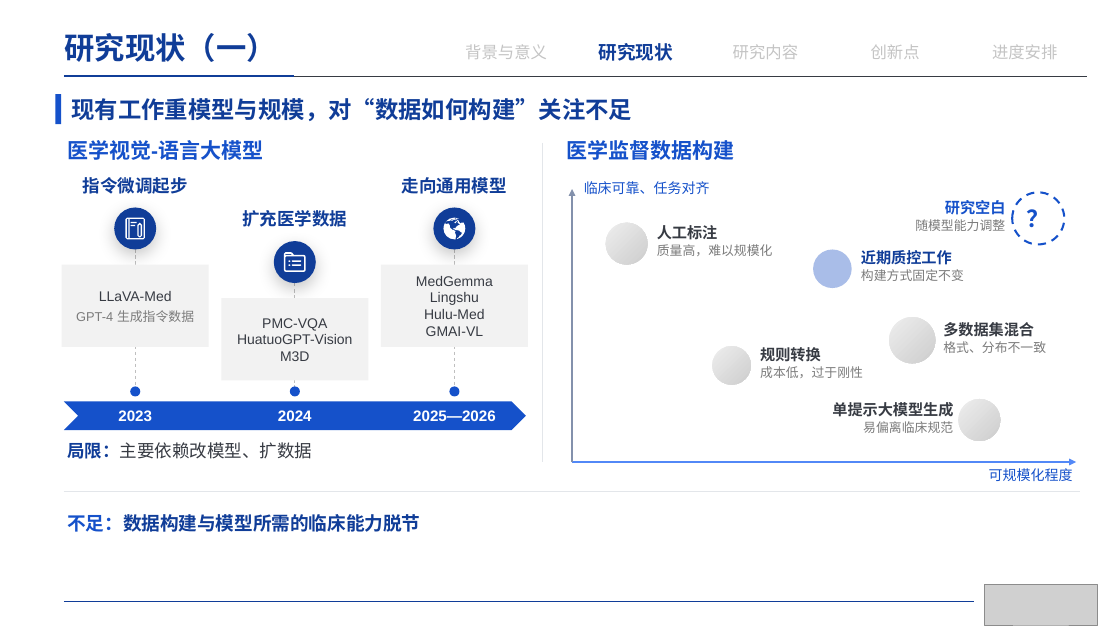
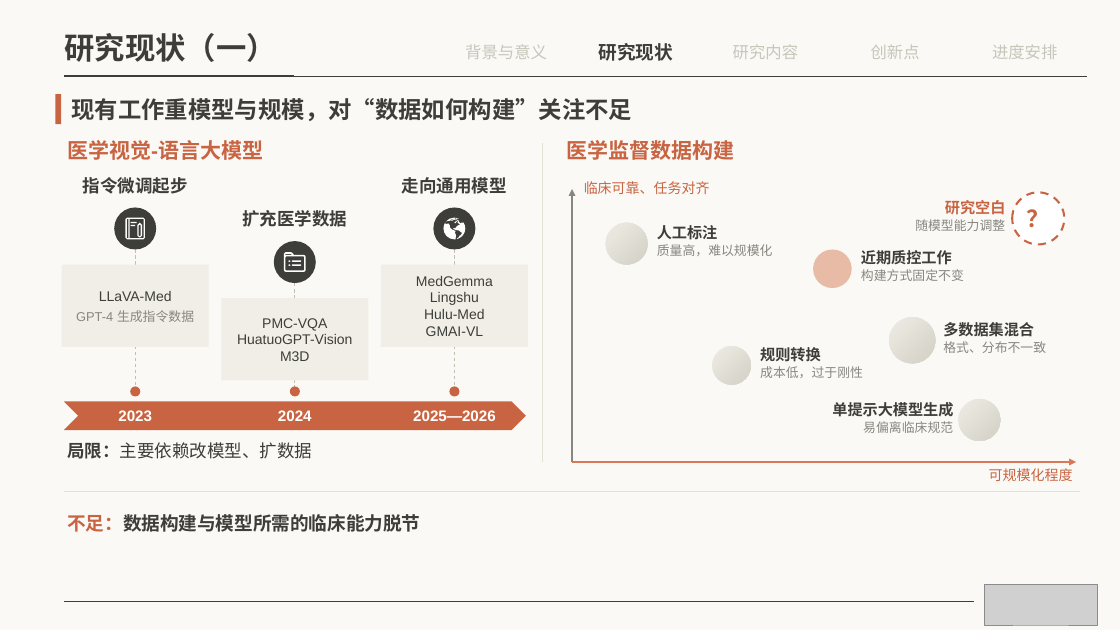
Before and after one commit to irving-2222/Graduation-Thesis, a slide deck: slide 9 of 开题答辩.pptx. Drawn at 1120x630 pixels with LibreOffice and Linux fonts; fonts in the diff are those of the drawing; grey boxes stand for pictures. Boxes give left, top, right and bottom in pixels: in the first picture for what was removed or moved away, otherwise in the second. Text is boxed around its words. In the diff, an @@ line names an element or a change of style, - is before the commit and + after.

```diff
--- a/开题答辩.pptx
+++ b/开题答辩.pptx
@@ background #FFFFFF to #FAF9F5 @@
@@ text "研究现状（一）" at <box>65,33,277,62</box>: font Arial to Cambria, text colour #103D98 to #3D3D3A @@
@@ line (64, 76) - (1088, 76): stroke #373B43 0.5 pt to #3D3D3A 0.5 pt @@
@@ line (64, 76) - (293, 76): stroke #103D98 1.75 pt to #3D3D3A 1.75 pt @@
@@ text "现有工作重模型与规模，对“数据如何构建”关注不足" at <box>71,98,632,121</box>: font Arial to Cambria, text colour #103D98 to #3D3D3A @@
@@ line (543, 143) - (543, 462): stroke #E3E6EA 1 pt to #E3E0D6 1 pt @@
@@ text colour #103D98 to #3D3D3A in 4 elements at <box>599,43,673,61</box>, <box>83,177,188,194</box>, <box>242,210,347,227</box>, <box>402,177,507,194</box> @@
@@ fill #103D98 to #3D3D3A; shadow off in 3 elements at <box>114,208,156,250</box>, <box>274,241,316,283</box>, <box>434,208,476,250</box> @@
@@ arrow (572, 462) - (572, 189): stroke #8391AC 1.5 pt to #87867F 1.5 pt @@
@@ text "研究空白" at <box>915,200,1006,231</box>: text colour #1551CA to #C96442 in "研究空白"; text colour #7B7B7B to #87867F in "随模型能力调整" @@
@@ ellipse "？" at <box>1012,192,1065,245</box>: font Arial to Cambria, text colour #1551CA to #C96442; outline #1551CA 1.75 pt dashed to #C96442 1.75 pt dashed @@
@@ line (135, 250) - (135, 388): stroke #BFBFBF 0.75 pt dashed to #C2BFB4 0.75 pt dashed @@
@@ line (455, 250) - (455, 388): stroke #BFBFBF 0.75 pt dashed to #C2BFB4 0.75 pt dashed @@
@@ ellipse at <box>813,250,852,288</box>: fill #A9BDE8 to #E8BBA6 @@
@@ text "近期质控工作" at <box>861,250,964,281</box>: text colour #103D98 to #3D3D3A in "近期质控工作"; text colour #7B7B7B to #87867F in "构建方式固定不变" @@
@@ line (295, 283) - (295, 388): stroke #BFBFBF 0.75 pt dashed to #C2BFB4 0.75 pt dashed @@
@@ fill #1551CA to #C96442 in 5 elements at <box>55,94,61,124</box>, <box>130,386,140,397</box>, <box>290,386,300,397</box>, <box>450,386,460,397</box>, <box>64,402,526,430</box> @@
@@ text "局限：主要依赖改模型、扩数据" at <box>67,442,312,459</box>: text colour #103D98 to #3D3D3A, text colour #373B43 to #3D3D3A in "局限：主要依赖改模型、扩数据" @@
@@ arrow (572, 462) - (1076, 462): stroke #5288F7 1.5 pt to #D97757 1.5 pt @@
@@ text colour #1551CA to #C96442 in 4 elements at <box>67,140,263,160</box>, <box>567,140,735,160</box>, <box>584,181,710,194</box>, <box>989,468,1073,481</box> @@
@@ text "不足：数据构建与模型所需的临床能力脱节" at <box>67,514,420,532</box>: text colour #1551CA to #C96442, text colour #103D98 to #3D3D3A in "不足：数据构建与模型所需的临床能力脱节" @@
@@ line (64, 492) - (1081, 492): stroke #E3E6EA 1 pt to #E3E0D6 1 pt @@
@@ line (64, 602) - (974, 602): stroke #103D98 0.5 pt to #3D3D3A 0.5 pt @@
```
Also in this commit, not shown: 21 other slides changed, 1 other file.
